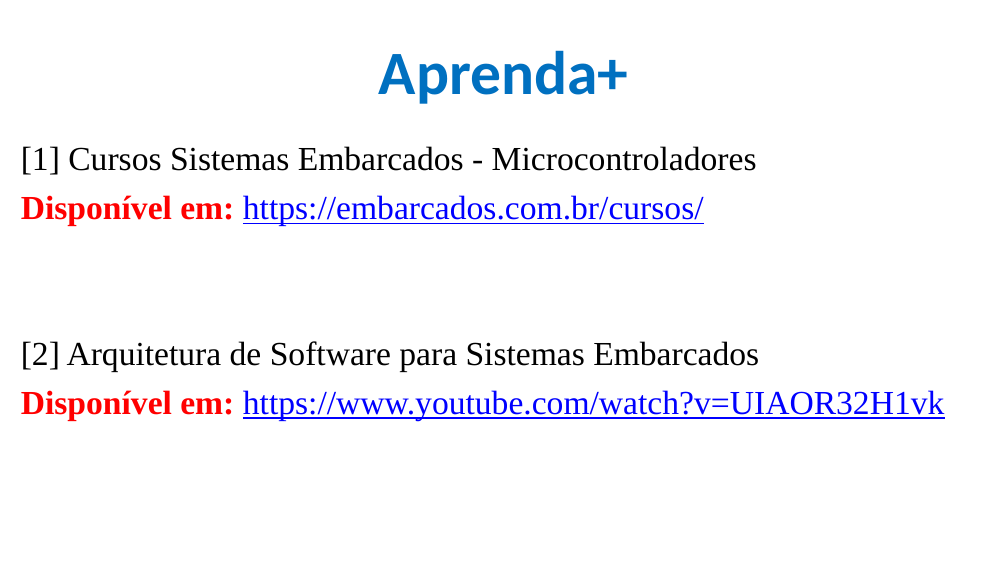
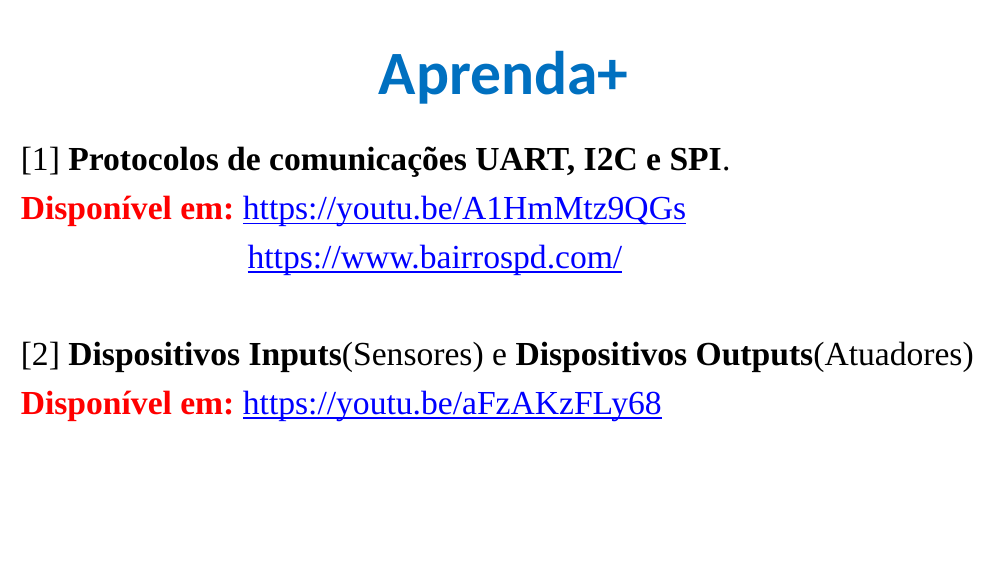
Before and after one commit to CloudEducationBrazil/WydenArea1ProgramacaoMicrocontroladores, a slide deck: slide 38 of 01 Classes/Aula 07 - Programação Microcontroladores - Periféricos Externos- Protocolos Sensores e Atuadores.pptx (slide 6 before the commit). Drawn at 1008x567 pixels with LibreOffice and Linux fonts; fonts in the diff are those of the drawing; background and template pictures are left out. Boxes give left, top, right and bottom in pixels: in the first picture for what was removed or moved away, otherwise in the second. Text is boxed around its words. In the diff, an @@ line names an element or a change of style, - is before the commit and + after.

Commit message:
Aula 07 Microcontroladores 17maio2023

```diff
--- a/01 Classes/Aula 07 - Programação Microcontroladores - Periféricos Externos- Protocolos Sensores e Atuadores.pptx
+++ b/01 Classes/Aula 07 - Programação Microcontroladores - Periféricos Externos- Protocolos Sensores e Atuadores.pptx
@@ text at [21,146,974,421]: text changed @@
-[1] Cursos Sistemas Embarcados - Microcontroladores
-Disponível em: https://embarcados.com.br/cursos/
-[2] Arquitetura de Software para Sistemas Embarcados
-Disponível em: https://www.youtube.com/watch?v=UIAOR32H1vk
+[1] Protocolos de comunicações UART, I2C e SPI.
+Disponível em: https://youtu.be/A1HmMtz9QGs
+https://www.bairrospd.com/
+[2] Dispositivos Inputs(Sensores) e Dispositivos Outputs(Atuadores)
+Disponível em: https://youtu.be/aFzAKzFLy68
```
Also in this commit, not shown: 5 other slides changed, 34 slides added, 5 other files.
